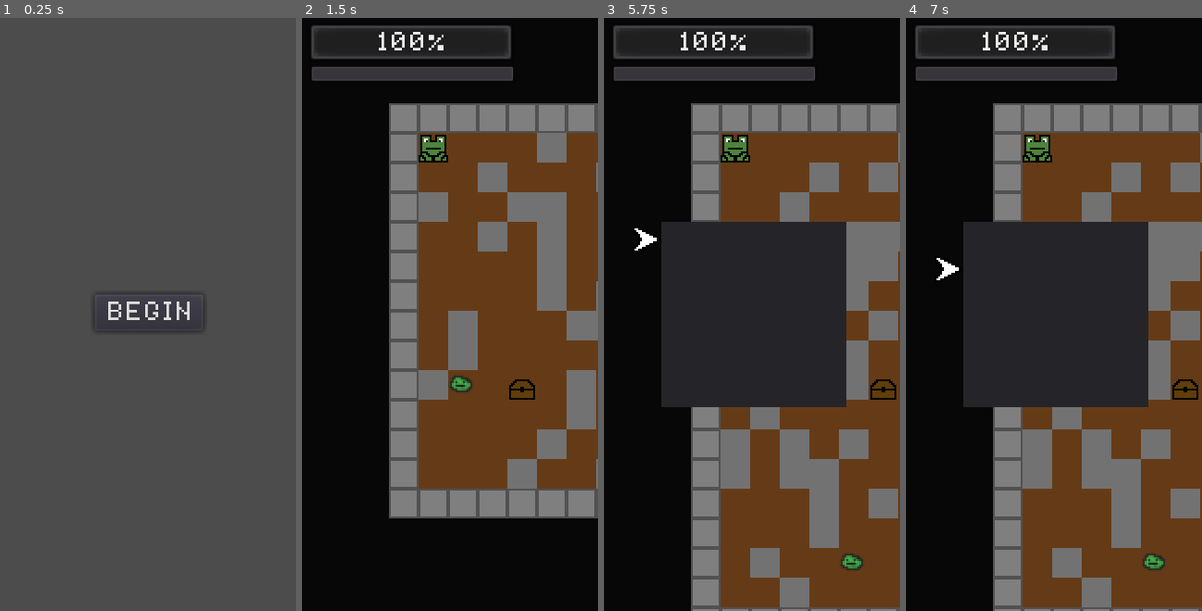
Above: before the commit, frames 1-4 (left to right).
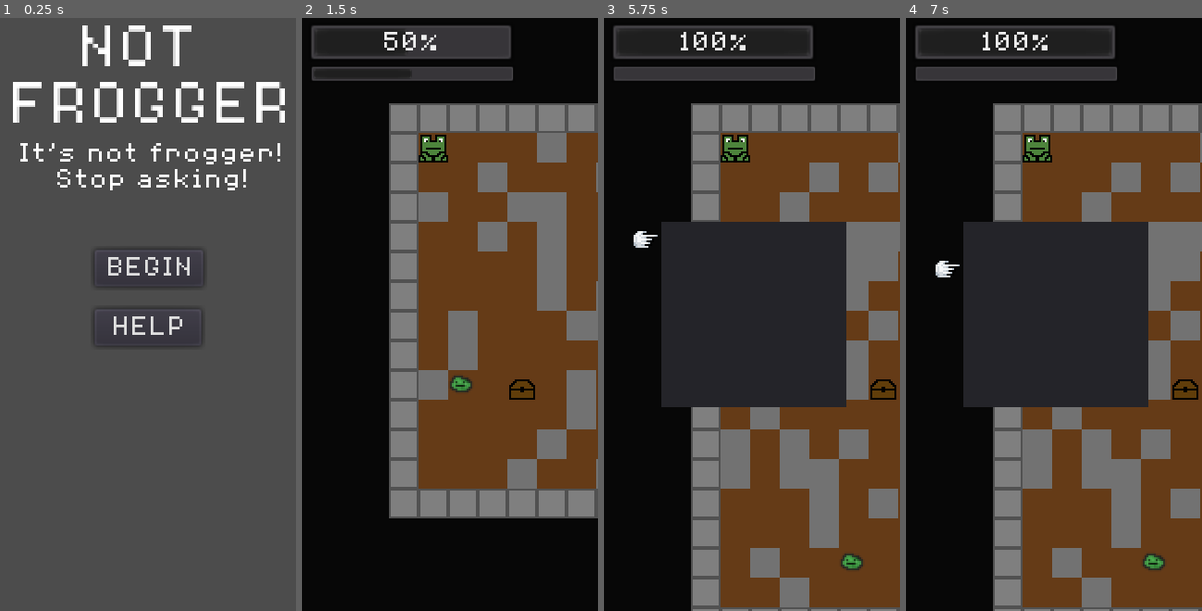
Above: after the commit, the same moments.

Repository: Nore5515/UnderRPG
Game: Godot game, scene res://TitleScene.tscn
Two runs of this game, one before a commit and one after it. Both use one fixed random seed, a clock stepped at 60 frames per second and the inputs below.
Inputs (mouse positions are in pixels of both pictures, inside the frame that each line leads up to):
- Up to frame 1 (0.25 s): no input
- Up to frame 2 (1.5 s): click (450, 326) at 0.5 s, where only the run after the commit has a clickable "HELP"; click (450, 267) at 1.25 s, where only the run after the commit has a clickable "BEGIN"
- Up to frame 3 (5.75 s): tap Enter at 2 s; move the mouse to (817, 284) at 2.02 s; hold D (right) 2.03-2.78 s; hold Z (select) 2.03-2.78 s; tap R (restart) every 0.75 s from 2.75 to 5 s; move the mouse to (692, 344) at 2.77 s; hold S (down) 2.78-3.53 s; click (692, 344) at 2.85 s; tap Z (select) at 3.05, 4.35, 5.3 s; move the mouse to (781, 184) at 3.52 s; hold D (right) 3.53-4.28 s; hold Z (select) 3.53-4.28 s; move the mouse to (737, 433) at 4.27 s; hold W (up) 4.28-5.03 s; move the mouse to (840, 403) at 5.02 s; press the mouse at (840, 403) at 5.03 s; hold A (left) from 5.03 s (still down); tap Escape (Inv) at 5.65 s
- Up to frame 4 (7 s): move the mouse to (965, 225) at 5.77 s; release the mouse at (965, 225) at 5.78 s; tap Z (select) at 5.85 s; tap R (restart) at 6.4, 6.5 s; move the mouse to (1068, 314) at 6.52 s; release A (left) at 6.53 s; hold S (down) from 6.53 s (still down); hold Z (select) from 6.53 s (still down)

The runs differ from the first frame. In frame 1, 5.6% of the frame differs, in the area x 4-97%, y 1-56%; in frame 2, 1.6%; in frame 3, 0.1%; in frame 4, 0.1%.

Commit message:
Prettification in Process

Diff:
--- a/Camera2D.gd
+++ b/Camera2D.gd
@@ -27,15 +27,16 @@
 		item.visible = false
 	var y = 0
 	var inst
-	if get_node("/root/Global").playerInv.size() > 0:
-		for item in get_node("/root/Global").playerInv:
-			inst = Sprite.new()
-			currentInvTiles.append(inst)
-			inst.texture = load("res://TIles/HealthPotion.png")
-			inst.centered = false
-			inst.position = Vector2(0, y)
-			inv.add_child(inst)
-			y += 16
+	if get_node("/root/Global").playerInv != null:
+		if get_node("/root/Global").playerInv.size() > 0:
+			for item in get_node("/root/Global").playerInv:
+				inst = Sprite.new()
+				currentInvTiles.append(inst)
+				inst.texture = load("res://TIles/HealthPotion.png")
+				inst.centered = false
+				inst.position = Vector2(0, y)
+				inv.add_child(inst)
+				y += 16
 
 
 func updateLimits(newLimits: Vector2) -> void:
--- /dev/null
+++ b/GameOver.gd
@@ -0,0 +1,6 @@
+extends Node2D
+
+
+
+func _on_Button_pressed():
+	get_tree().change_scene("res://TitleScene.tscn")
--- /dev/null
+++ b/GameOver.tscn
@@ -0,0 +1,32 @@
+[gd_scene load_steps=3 format=2]
+
+[ext_resource path="res://8bitFont.tres" type="DynamicFont" id=1]
+[ext_resource path="res://GameOver.gd" type="Script" id=2]
+
+[node name="GameOver" type="Node2D"]
+script = ExtResource( 2 )
+
+[node name="Label" type="Label" parent="."]
+margin_right = 40.0
+margin_bottom = 14.0
+custom_fonts/font = ExtResource( 1 )
+text = "GAME OVER
+FINAL STATS
+
+
+"
+__meta__ = {
+"_edit_use_anchors_": false
+}
+
+[node name="Button" type="Button" parent="."]
+margin_left = 17.1475
+margin_top = 292.364
+margin_right = 142.147
+margin_bottom = 312.364
+custom_fonts/font = ExtResource( 1 )
+text = "BACK TO MENU"
+__meta__ = {
+"_edit_use_anchors_": false
+}
+[connection signal="pressed" from="Button" to="." method="_on_Button_pressed"]
--- a/Global.gd
+++ b/Global.gd
@@ -64,7 +64,7 @@
 		"cash": 0,
 		"alive": false
 	}
-	playerInv = null
+	playerInv = []
 	level = 1
 
 
--- a/Item.gd
+++ b/Item.gd
@@ -11,6 +11,9 @@
 # POTION STUFF
 var healAmount: int
 
+# MONEY STUFF
+var moneyAmount: int
+
 
 
 func activate():
@@ -21,10 +24,14 @@
 
 func setItem(_type: String, _global):
 	type = _type
+	global = _global
 	if type == "hpPot":
 		itemName = "Health Potion"
 		healAmount = 30
-	global = _global
+	elif type == "coinUp":
+		itemName = "Coin Up"
+		moneyAmount = 4
+		global.getReward(moneyAmount)
 	print (type)
 
 
--- a/Main.tscn
+++ b/Main.tscn
@@ -1,12 +1,11 @@
-[gd_scene load_steps=8 format=2]
+[gd_scene load_steps=7 format=2]
 
 [ext_resource path="res://TileManager.tscn" type="PackedScene" id=1]
 [ext_resource path="res://Player.tscn" type="PackedScene" id=2]
-[ext_resource path="res://TIles/selector.png" type="Texture" id=3]
+[ext_resource path="res://Arts/rpgicons.png" type="Texture" id=3]
 [ext_resource path="res://Camera2D.gd" type="Script" id=4]
 [ext_resource path="res://8bitFont.tres" type="DynamicFont" id=5]
 [ext_resource path="res://TIles/HealthPotion.png" type="Texture" id=7]
-[ext_resource path="res://TIles/Arrow.png" type="Texture" id=8]
 
 [node name="Main" type="Node2D"]
 
@@ -84,7 +83,9 @@
 
 [node name="Selector" type="Sprite" parent="CanvasLayer/UI/Inv"]
 position = Vector2( -8.67667, 9.73781 )
-texture = ExtResource( 8 )
+texture = ExtResource( 3 )
+region_enabled = true
+region_rect = Rect2( 81, 3, 15, 11 )
 
 [node name="HealthPotion" type="Sprite" parent="CanvasLayer/UI/Inv"]
 visible = false
@@ -108,10 +109,4 @@
 
 [node name="LevelTextFadeoutTimer" type="Timer" parent="CanvasLayer/UI/LevelText"]
 one_shot = true
-
-[node name="121231" type="Sprite" parent="."]
-position = Vector2( 159.211, 52.9155 )
-texture = ExtResource( 3 )
-region_enabled = true
-region_rect = Rect2( 81, 3, 15, 11 )
 [connection signal="timeout" from="CanvasLayer/UI/LevelText/LevelTextFadeoutTimer" to="FollowCamera" method="_on_LevelTextFadeoutTimer_timeout"]
--- a/Player.gd
+++ b/Player.gd
@@ -61,7 +61,7 @@
 
 func gameover() -> void:
 	get_node("/root/Global").reset()
-	get_tree().change_scene("res://TitleScene.tscn")
+	get_tree().change_scene("res://GameOver.tscn")
 
 
 func activateLoot(loot: Item):
--- a/Shop.gd
+++ b/Shop.gd
@@ -78,6 +78,8 @@
 				if temp < shopOdds["coinUp"]:
 					item.setItem("coinUp",get_node("/root/Global"))
 
+	updateItems()
+
 
 func _process(delta):
 	pivot.look_at(get_global_mouse_position())
--- a/TitleScene.gd
+++ b/TitleScene.gd
@@ -5,3 +5,7 @@
 
 func _on_Button_pressed():
 	get_tree().change_scene("res://Main.tscn")
+
+
+func _on_HELP_pressed():
+	$helpinfo.visible = !$helpinfo.visible
--- a/TitleScene.tscn
+++ b/TitleScene.tscn
@@ -17,12 +17,72 @@
 anchor_right = 0.5
 anchor_bottom = 0.5
 margin_left = -29.0
-margin_top = -10.0
+margin_top = -33.9495
 margin_right = 29.0
-margin_bottom = 10.0
+margin_bottom = -13.9495
 custom_fonts/font = ExtResource( 1 )
 text = "BEGIN"
 __meta__ = {
 "_edit_use_anchors_": false
 }
+
+[node name="HELP" type="Button" parent="."]
+anchor_left = 0.5
+anchor_top = 0.5
+anchor_right = 0.5
+anchor_bottom = 0.5
+margin_left = -29.0
+margin_top = -1.61765
+margin_right = 29.0
+margin_bottom = 18.3824
+custom_fonts/font = ExtResource( 1 )
+text = "HELP"
+__meta__ = {
+"_edit_use_anchors_": false
+}
+
+[node name="helpinfo" type="Label" parent="."]
+visible = false
+anchor_left = 0.5
+anchor_top = 1.0
+anchor_right = 0.5
+anchor_bottom = 1.0
+margin_left = -80.0
+margin_top = -120.0
+margin_right = 82.0
+custom_fonts/font = ExtResource( 1 )
+text = "Use Arrow Keys or WASD to move.
+Hit ESC to open your inventory.
+Hit Z or ENTER to use an item.
+Hit space to skip a turn."
+autowrap = true
+__meta__ = {
+"_edit_use_anchors_": false
+}
+
+[node name="Title" type="Label" parent="."]
+margin_left = -94.9898
+margin_top = 3.98161
+margin_right = 65.0102
+margin_bottom = 96.9816
+rect_scale = Vector2( 2.19438, 2.19438 )
+custom_fonts/font = ExtResource( 1 )
+text = "NOT
+FROGGER"
+align = 1
+
+[node name="Subtitle" type="Label" parent="Title"]
+margin_left = 43.8062
+margin_top = 29.2905
+margin_right = 204.669
+margin_bottom = 60.7592
+rect_scale = Vector2( 0.453726, 0.453726 )
+custom_fonts/font = ExtResource( 1 )
+text = "It's not frogger! Stop asking!"
+align = 1
+autowrap = true
+__meta__ = {
+"_edit_use_anchors_": false
+}
 [connection signal="pressed" from="Button" to="." method="_on_Button_pressed"]
+[connection signal="pressed" from="HELP" to="." method="_on_HELP_pressed"]
Binary file changed: TIles/Arrow.png
Binary file removed: TIles/selector.png
Not shown, removed: TIles/selector.png.import
